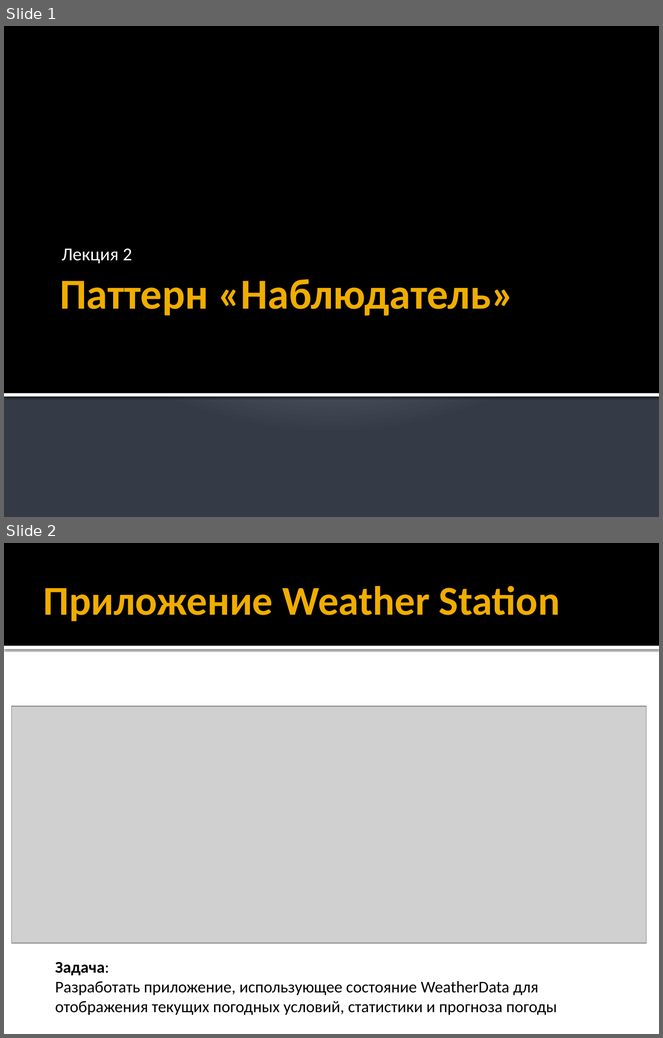
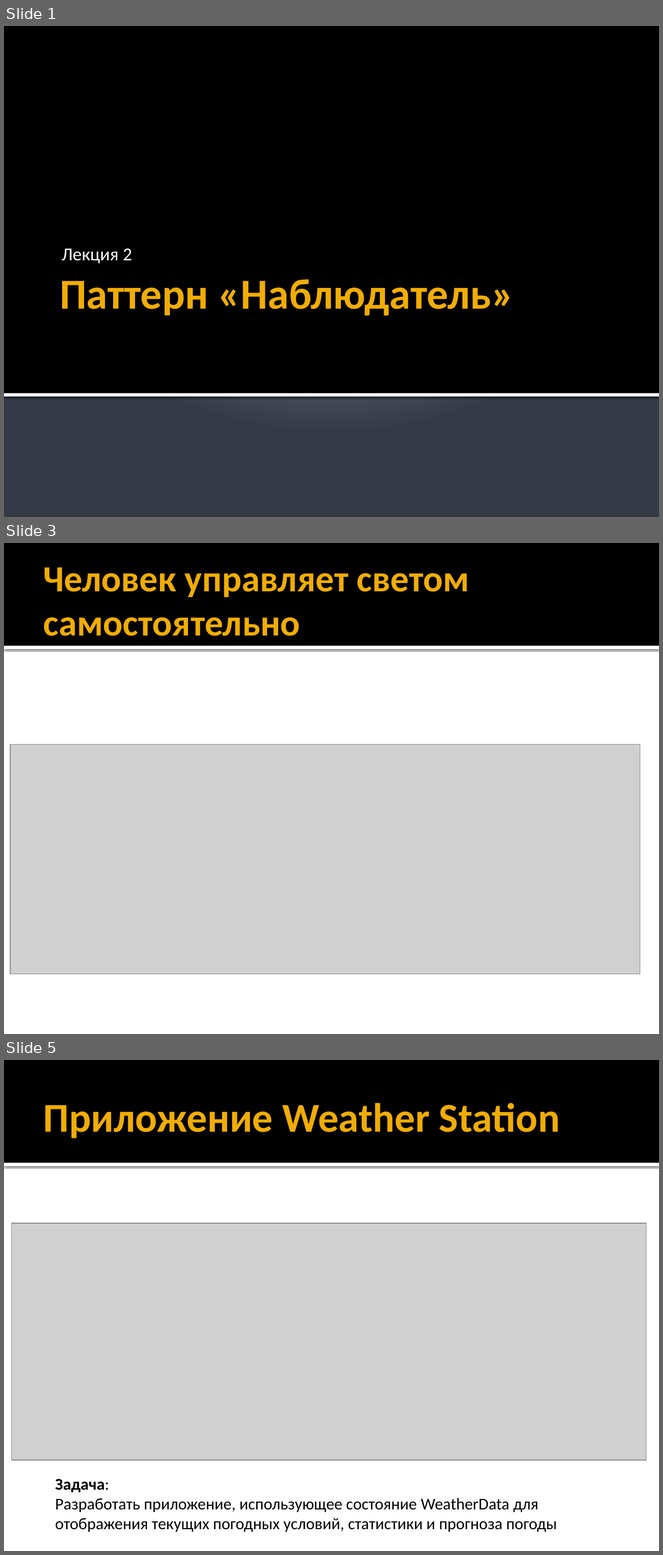
Before and after one commit to alexey-malov/ood, a slide deck: lectures/02.observer/observer.pptx. Shown one above the other, each under a label of ours: slides 1 and 2 before the commit, slides 1, 3 and 5 after it; the slides between them are not shown. The pictures are 663x1038 and 663x1555 pixels, drawn with LibreOffice and Linux fonts; fonts in the diff are those of the drawing; grey boxes stand for pictures. Boxes give left, top, right and bottom in pixels: in the first picture for what was removed or moved away, otherwise in the second. Text is boxed around its words. In the diff, an @@ line names an element or a change of style, - is before the commit and + after.

```diff
--- a/lectures/02.observer/observer.pptx
+++ b/lectures/02.observer/observer.pptx
@@ slide 3 added at (x1=4, y1=543, x2=659, y2=1034), background #FFFFFF; not listed: 2 template elements that a slide beside it also shows @@
@@ title added at (x1=44, y1=567, x2=469, y2=636), 40.5 pt, text #F0AD00, bold @@
+Человек управляет светом самостоятельно
@@ picture added at (x1=11, y1=744, x2=641, y2=974) @@
@@ what was slide 2 is now slide 5 @@
```
Also in this commit, not shown: 2 other slides added, 9 other files.
